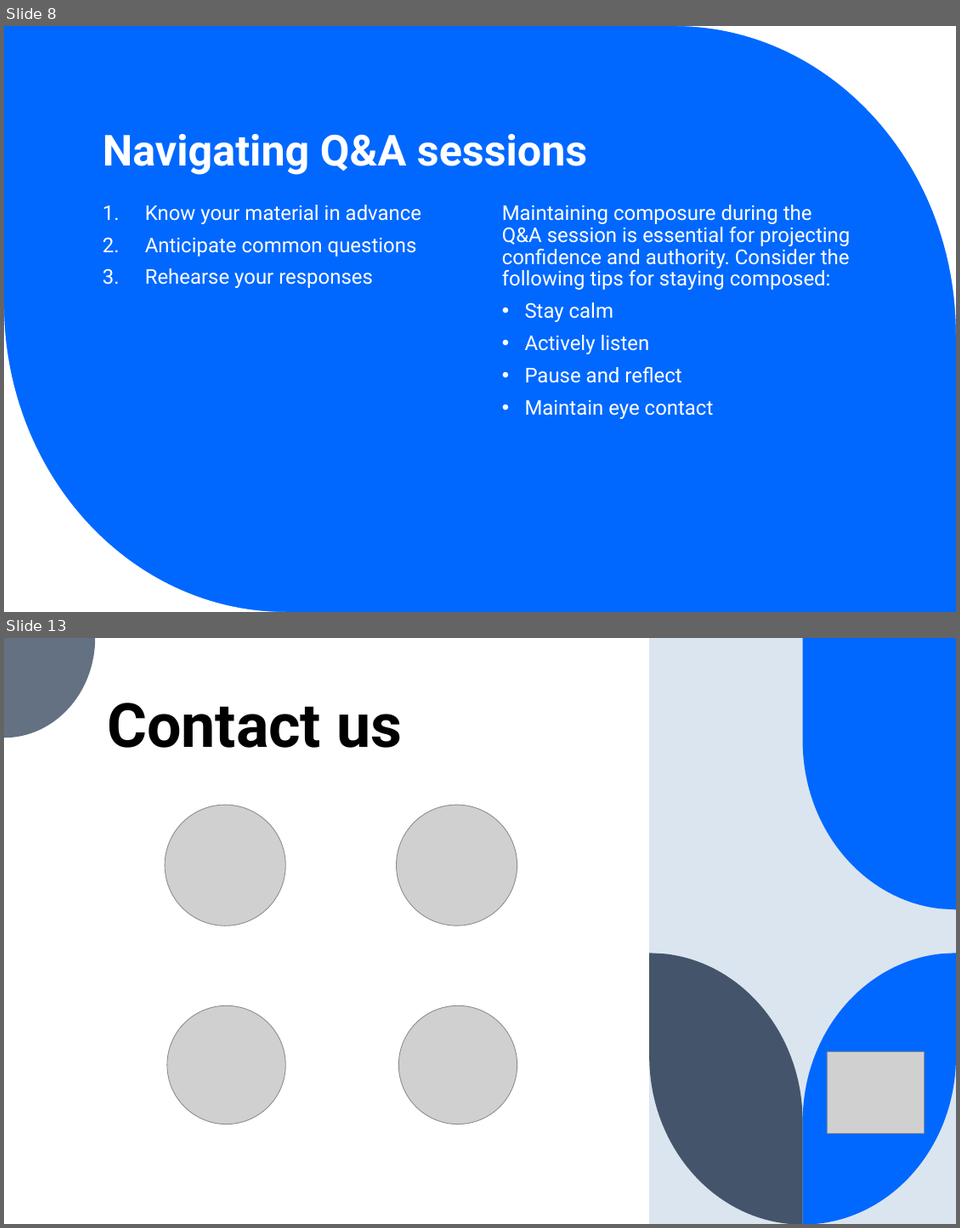
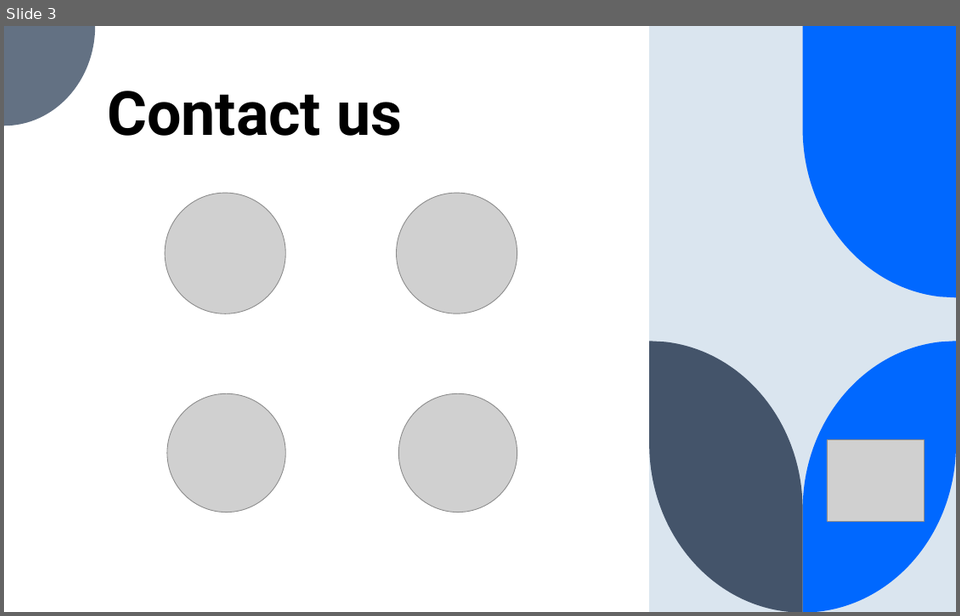
Before and after one commit to qossayrida/kakush, a slide deck: PID_Course/PID.pptx. Shown one above the other, each under a label of ours: slides 8 and 13 before the commit, slide 3 after it; the slides between them are not shown. The pictures are 960x1228 and 960x616 pixels, drawn with LibreOffice and Linux fonts; fonts in the diff are those of the drawing; grey boxes stand for pictures. Boxes give left, top, right and bottom in pixels: in the first picture for what was removed or moved away, otherwise in the second. Text is boxed around its words. In the diff, an @@ line names an element or a change of style, - is before the commit and + after.

```diff
--- a/PID_Course/PID.pptx
+++ b/PID_Course/PID.pptx
@@ slide 8 removed at (x1=4, y1=26, x2=956, y2=612), background #0068FF @@
@@ freeform shape removed at (x1=674, y1=26, x2=956, y2=335) @@
@@ title removed at (x1=103, y1=134, x2=587, y2=175) @@
-Navigating Q&A sessions
@@ text removed at (x1=145, y1=204, x2=421, y2=288) @@
-1. Know your material in advance
-2. Anticipate common questions
-3. Rehearse your responses
@@ text removed at (x1=502, y1=204, x2=850, y2=419) @@
-Maintaining composure during the Q&A session is essential for projecting confidence and authority. Consider the following tips for staying composed:
-  • Stay calm
-  • Actively listen
-  • Pause and reflect
-  • Maintain eye contact
@@ freeform shape removed at (x1=4, y1=304, x2=286, y2=612) @@
@@ what was slide 13 is now slide 3 @@
```
Also in this commit, not shown: 1 slide changed, 1 slide added, 10 other slides removed.
